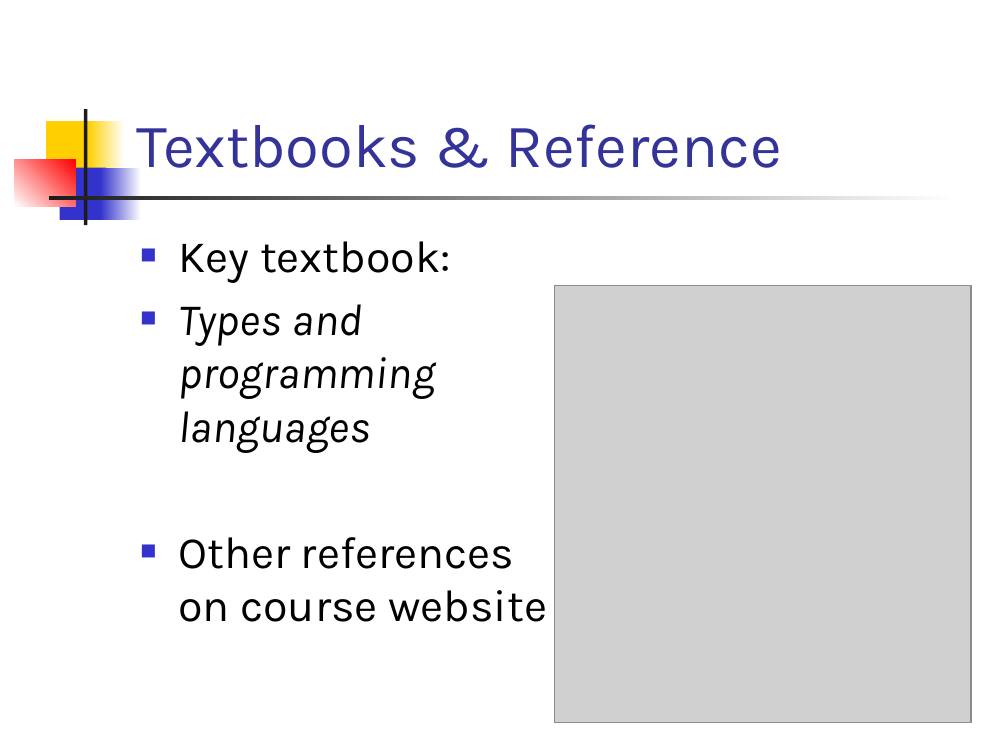
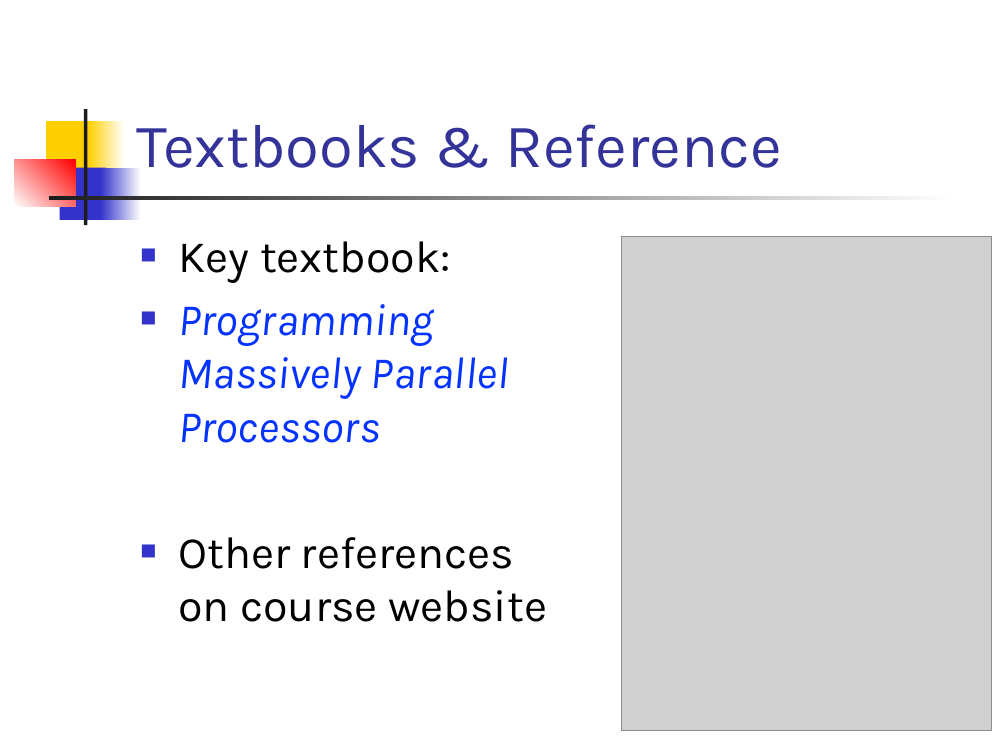
Before and after one commit to csslab-ustc/csslab-ustc.github.io, a slide deck: slide 10 of courses/popl26/slides/lec01-overview.pptx (slide 12 before the commit). Drawn at 1008x756 pixels with LibreOffice and Linux fonts; fonts in the diff are those of the drawing; grey boxes stand for pictures. Boxes give left, top, right and bottom in pixels: in the first picture for what was removed or moved away, otherwise in the second. Text is boxed around its words. In the diff, an @@ line names an element or a change of style, - is before the commit and + after.

```diff
--- a/courses/popl26/slides/lec01-overview.pptx
+++ b/courses/popl26/slides/lec01-overview.pptx
@@ picture resized from (x1=554, y1=285, x2=971, y2=722) to (x1=622, y1=237, x2=992, y2=731) @@
@@ text at (x1=178, y1=304, x2=509, y2=443): text changed; text colour #000000 to #0432FF @@
-■ Types and programming languages
+■ Programming Massively Parallel Processors
```
Also in this commit, not shown: 9 other slides changed, 2 slides removed.
